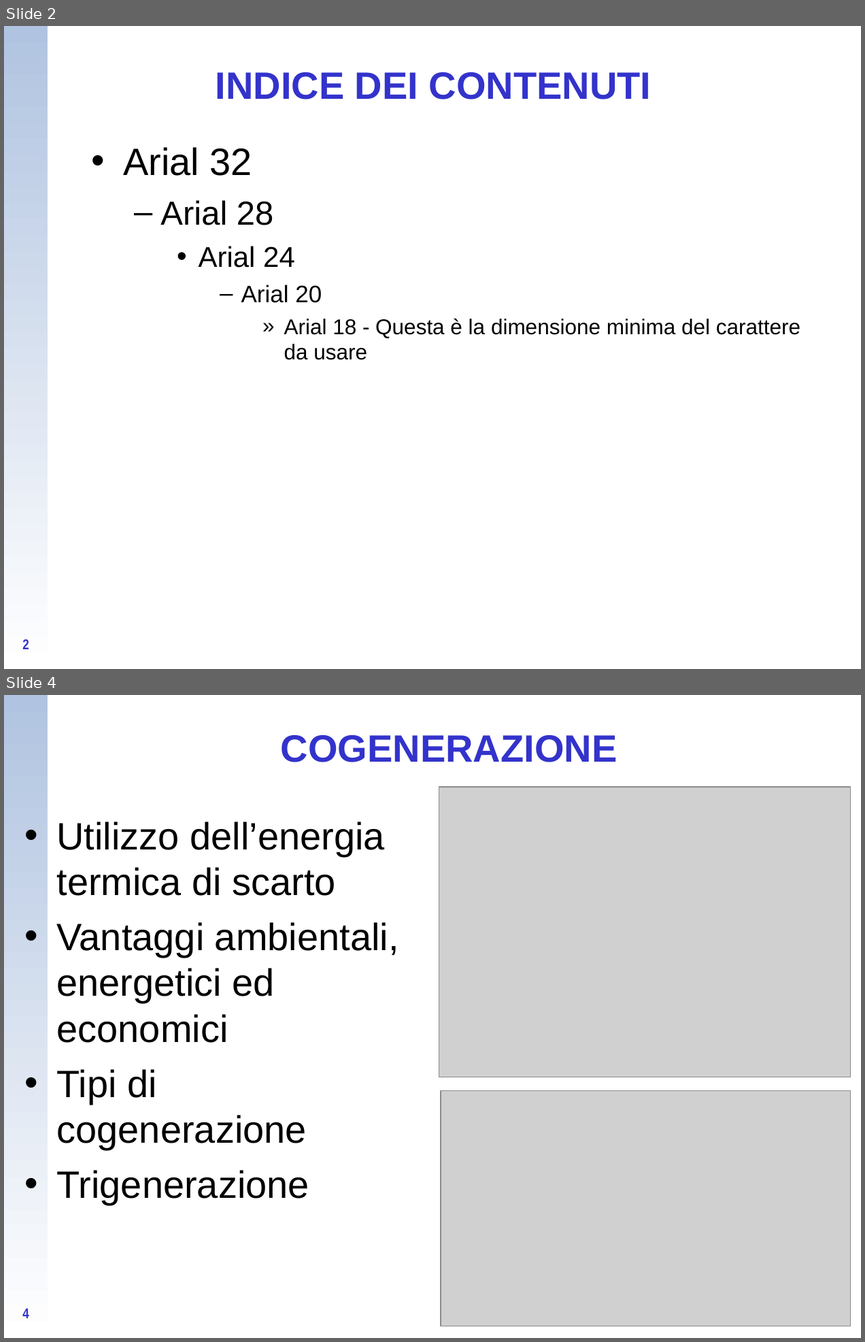
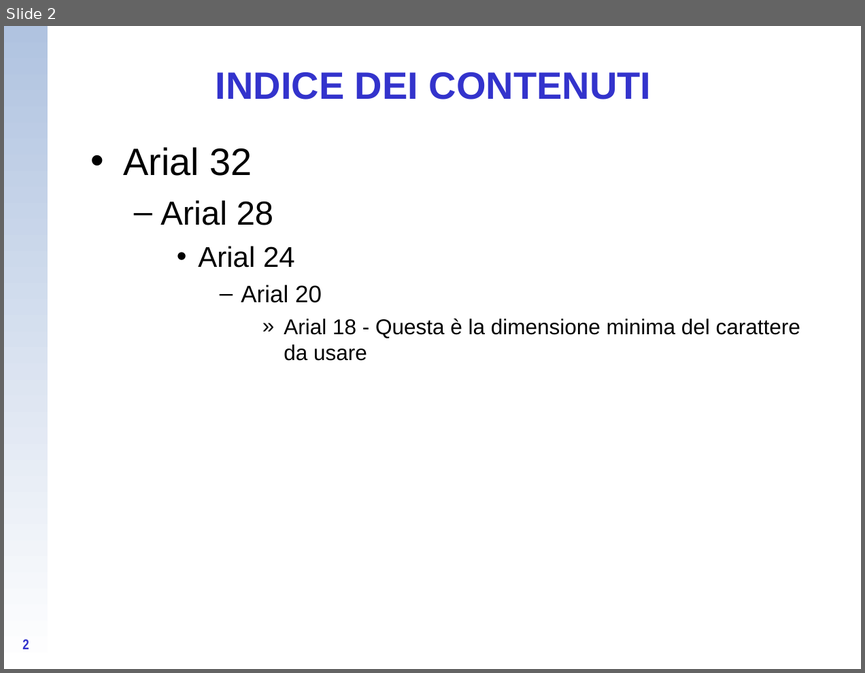
Before and after one commit to CampelloManuel/progetto-esame, a slide deck: tesina/Presentazione_tipo_Energia (te ne ho salvata una copia fusco, sei libero di usarla).ppt. Shown one above the other, each under a label of ours: slides 2 and 4 before the commit, slide 2 after it; the slides between them are not shown. The pictures are 865x1342 and 865x673 pixels, drawn with LibreOffice and Linux fonts; fonts in the diff are those of the drawing; grey boxes stand for pictures; background and template pictures are left out. Boxes give left, top, right and bottom in pixels: in the first picture for what was removed or moved away, otherwise in the second. Text is boxed around its words. In the diff, an @@ line names an element or a change of style, - is before the commit and + after.

```diff
--- a/tesina/Presentazione_tipo_Energia (te ne ho salvata una copia fusco, sei libero di usarla).ppt
+++ b/tesina/Presentazione_tipo_Energia (te ne ho salvata una copia fusco, sei libero di usarla).ppt
@@ slide 4 removed at (4, 695, 861, 1338), background picture (left out); not listed: 1 template element that a slide beside it also shows @@
@@ title removed at (281, 735, 617, 762) @@
-COGENERAZIONE
@@ picture removed at (439, 787, 851, 1076) @@
@@ text removed at (57, 821, 399, 1205) @@
-• Utilizzo dell’energia termica di scarto
-• Vantaggi ambientali, energetici ed economici
-• Tipi di cogenerazione
-• Trigenerazione
@@ picture removed at (441, 1091, 851, 1327) @@
@@ page number removed at (22, 1308, 29, 1318) @@
-4
```
Also in this commit, not shown: 1 slide changed, 2 slides added, 6 other slides removed, 3 other files.
